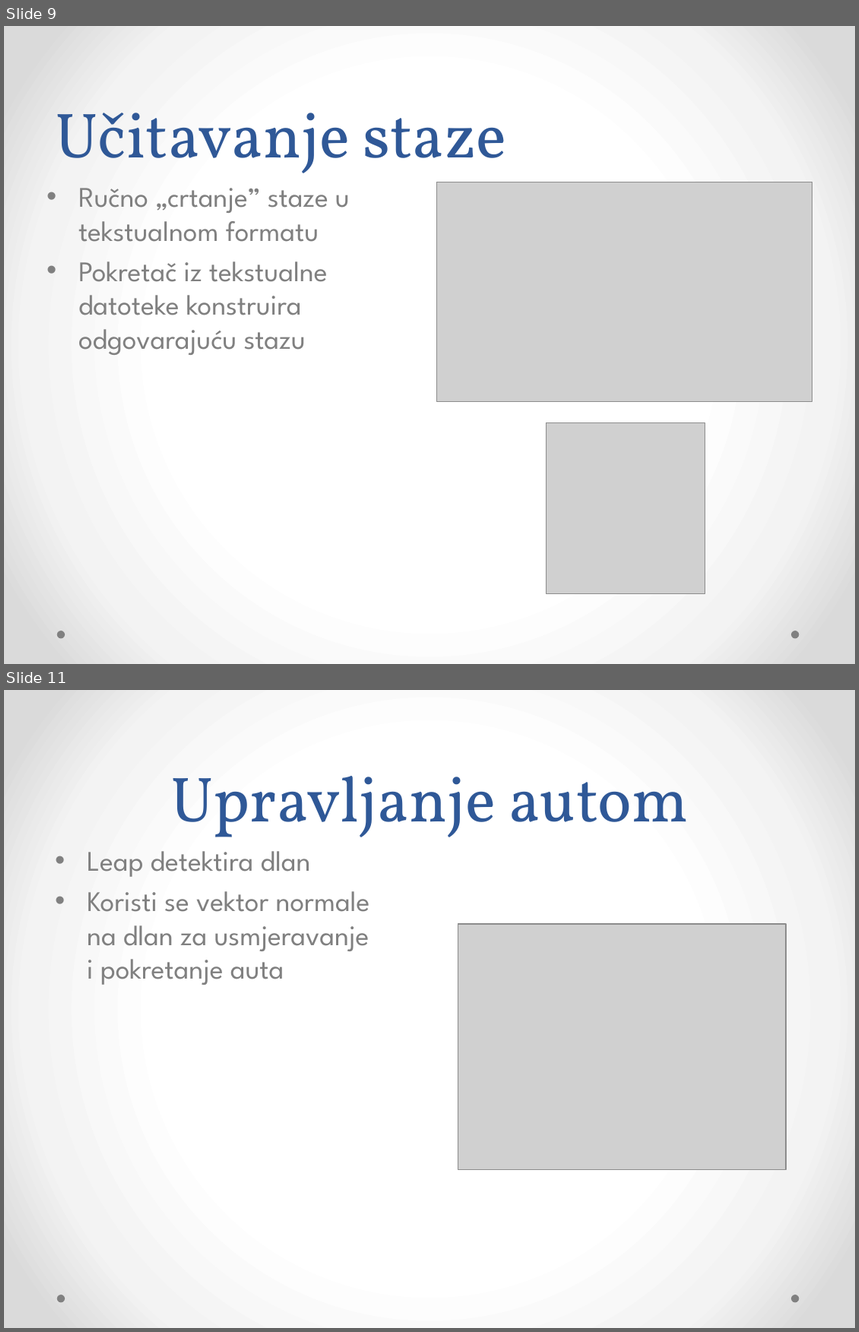
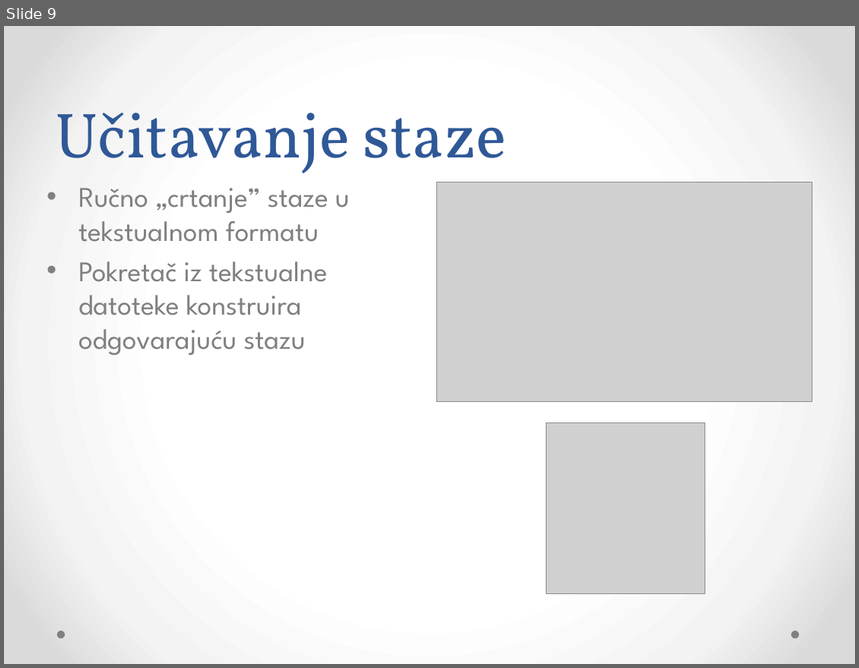
Before and after one commit to Bojanovski/IG-Project, a slide deck: Dokumentacija/Prezentacija.pptx. Shown one above the other, each under a label of ours: slides 9 and 11 before the commit, slide 9 after it; the slides between them are not shown. The pictures are 859x1332 and 859x668 pixels, drawn with LibreOffice and Linux fonts; fonts in the diff are those of the drawing; grey boxes stand for pictures. Boxes give left, top, right and bottom in pixels: in the first picture for what was removed or moved away, otherwise in the second. Text is boxed around its words. In the diff, an @@ line names an element or a change of style, - is before the commit and + after.

Commit message:
Revert "Prezentacija za Leap"
This reverts commit 40bfac70ac93198b5b93637165ceeb09012e0c6d.

```diff
--- a/Dokumentacija/Prezentacija.pptx
+++ b/Dokumentacija/Prezentacija.pptx
@@ slide 11 removed at <box>4,690,855,1328</box>, background gradient #FFFFFF to #F4F4F4 to #DADADA; not listed: 2 template elements that a slide beside it also shows @@
@@ title removed at <box>170,776,689,837</box> @@
-Upravljanje autom
@@ text removed at <box>87,851,370,985</box> @@
-• Leap detektira dlan
-• Koristi se vektor normale
-  na dlan za usmjeravanje
-  i pokretanje auta
@@ picture removed at <box>458,924,785,1170</box> @@
```
Also in this commit, not shown: 1 other slide removed, 2 other files.
